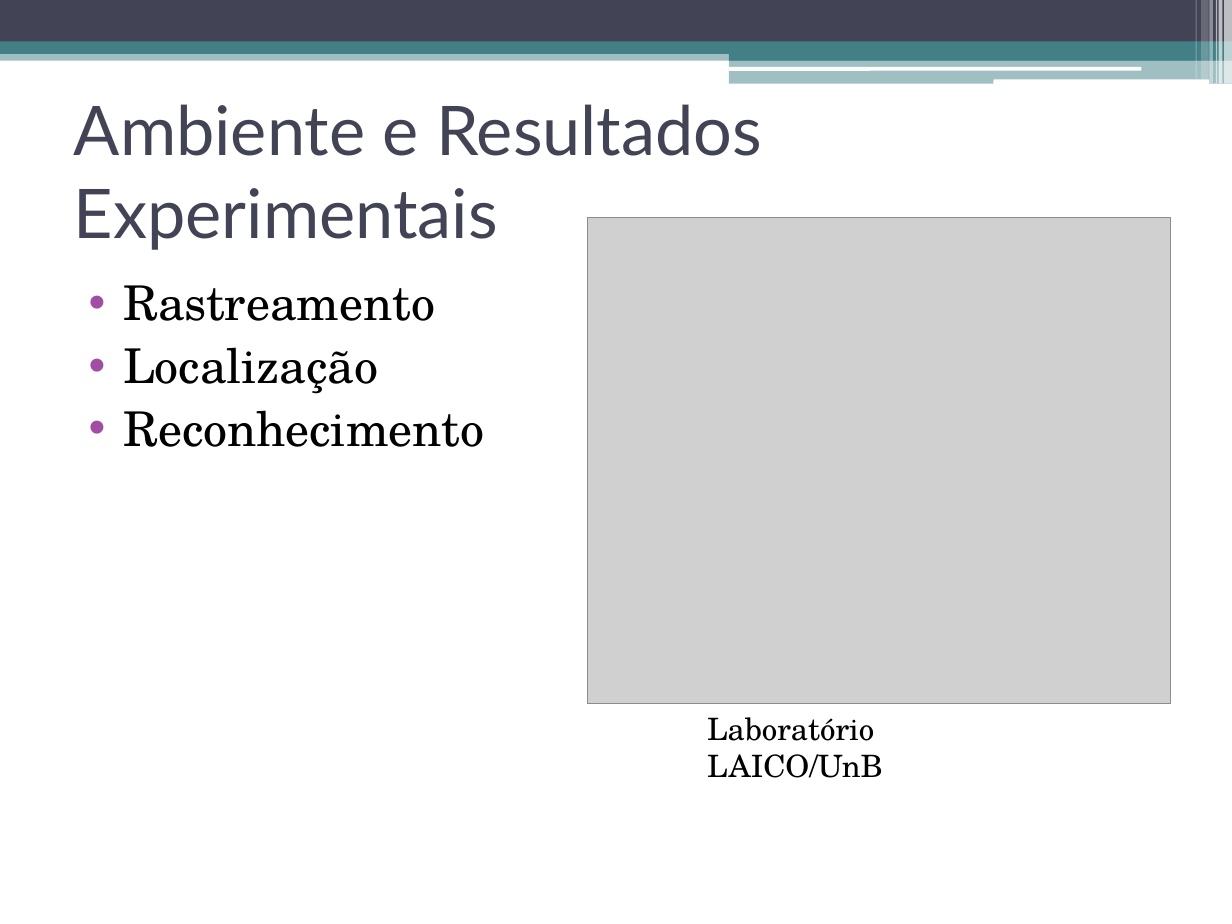
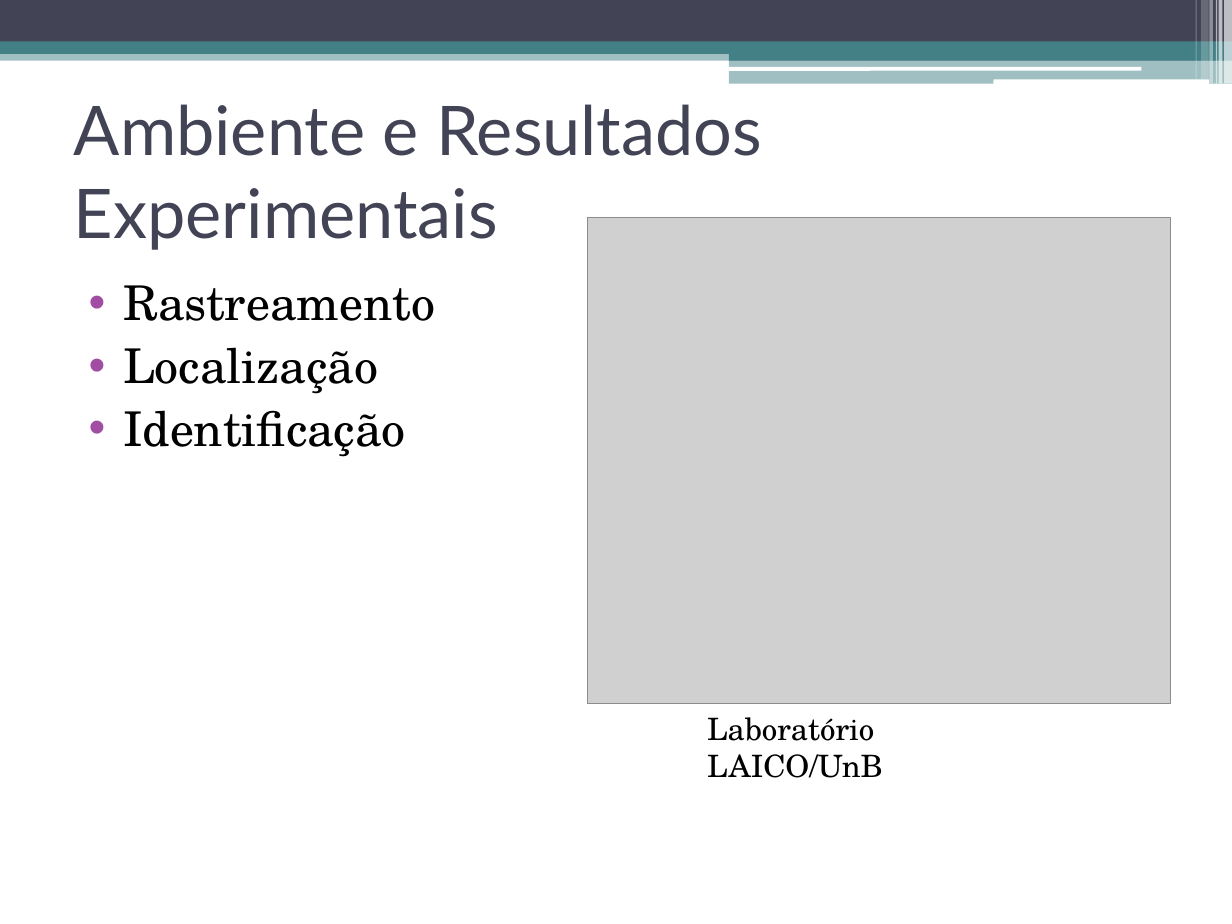
Before and after one commit to talesporto/Artigo-TRUE-SBCUP, a slide deck: slide 24 of apresentacao/ApresentacaoSBCUP.pptx (slide 25 before the commit). Drawn at 1232x924 pixels with LibreOffice and Linux fonts; fonts in the diff are those of the drawing; grey boxes stand for pictures. Boxes give left, top, right and bottom in pixels: in the first picture for what was removed or moved away, otherwise in the second. Text is boxed around its words. In the diff, an @@ line names an element or a change of style, - is before the commit and + after.

```diff
--- a/apresentacao/ApresentacaoSBCUP.pptx
+++ b/apresentacao/ApresentacaoSBCUP.pptx
@@ text at [123,410,406,457]: text changed @@
-• Reconhecimento
+• Identificação
```
Also in this commit, not shown: 3 other slides changed, 1 slide removed.
